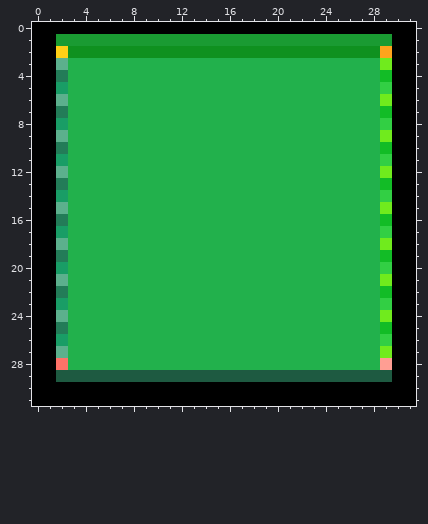
Two states of a pixel-art sprite, res/textures/test.png. Above: the version before the commit.
The file is 32x32 pixels.
New version:
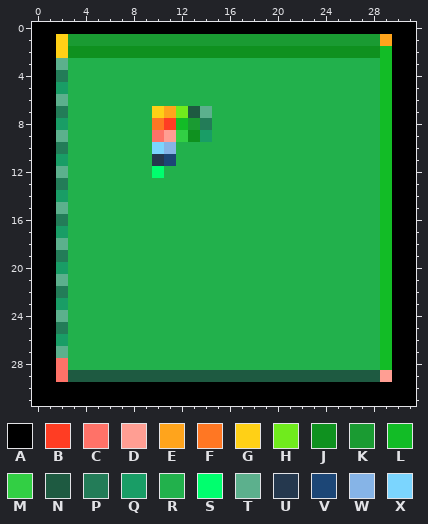
Palette (. is transparent): A #000000  B #ff3d23  C #ff7268  D #ff9e93  E #ffa41c  F #ff7723  G #ffd016  H #70eb1d  J #0f911f  K #1a9b32  L #12bc26  M #32cf44  N #1e5a41  P #237c58  Q #199d66  R #22b14c  S #00ff6e  T #5cb08d  U #25384e  V #1c4676  W #86b4e7  X #7bd5fe
From the commit log: making it easier to do map
Edits made:
@@ x 0..31 @@
  0 AAAAAAAAAAAAAAAAAAAAAAAAAAAAAAAA
- 1 AAKKKKKKKKKKKKKKKKKKKKKKKKKKKKAA
- 2 AAGJJJJJJJJJJJJJJJJJJJJJJJJJJEAA
- 3 AATRRRRRRRRRRRRRRRRRRRRRRRRRRHAA
+ 1 AAGKKKKKKKKKKKKKKKKKKKKKKKKKKEAA
+ 2 AAGJJJJJJJJJJJJJJJJJJJJJJJJJJLAA
+ 3 AATRRRRRRRRRRRRRRRRRRRRRRRRRRLAA
  4 AAPRRRRRRRRRRRRRRRRRRRRRRRRRRLAA
- 5 AAQRRRRRRRRRRRRRRRRRRRRRRRRRRMAA
- 6 AATRRRRRRRRRRRRRRRRRRRRRRRRRRHAA
- 7 AAPRRRRRRRRRRRRRRRRRRRRRRRRRRLAA
- 8 AAQRRRRRRRRRRRRRRRRRRRRRRRRRRMAA
- 9 AATRRRRRRRRRRRRRRRRRRRRRRRRRRHAA
-10 AAPRRRRRRRRRRRRRRRRRRRRRRRRRRLAA
-11 AAQRRRRRRRRRRRRRRRRRRRRRRRRRRMAA
-12 AATRRRRRRRRRRRRRRRRRRRRRRRRRRHAA
+ 5 AAQRRRRRRRRRRRRRRRRRRRRRRRRRRLAA
+ 6 AATRRRRRRRRRRRRRRRRRRRRRRRRRRLAA
+ 7 AAPRRRRRRRGEHNTRRRRRRRRRRRRRRLAA
+ 8 AAQRRRRRRRFBLKPRRRRRRRRRRRRRRLAA
+ 9 AATRRRRRRRCDMJQRRRRRRRRRRRRRRLAA
+10 AAPRRRRRRRXWRRRRRRRRRRRRRRRRRLAA
+11 AAQRRRRRRRUVRRRRRRRRRRRRRRRRRLAA
+12 AATRRRRRRRSRRRRRRRRRRRRRRRRRRLAA
 13 AAPRRRRRRRRRRRRRRRRRRRRRRRRRRLAA
-14 AAQRRRRRRRRRRRRRRRRRRRRRRRRRRMAA
-15 AATRRRRRRRRRRRRRRRRRRRRRRRRRRHAA
+14 AAQRRRRRRRRRRRRRRRRRRRRRRRRRRLAA
+15 AATRRRRRRRRRRRRRRRRRRRRRRRRRRLAA
 16 AAPRRRRRRRRRRRRRRRRRRRRRRRRRRLAA
-17 AAQRRRRRRRRRRRRRRRRRRRRRRRRRRMAA
-18 AATRRRRRRRRRRRRRRRRRRRRRRRRRRHAA
+17 AAQRRRRRRRRRRRRRRRRRRRRRRRRRRLAA
+18 AATRRRRRRRRRRRRRRRRRRRRRRRRRRLAA
 19 AAPRRRRRRRRRRRRRRRRRRRRRRRRRRLAA
-20 AAQRRRRRRRRRRRRRRRRRRRRRRRRRRMAA
-21 AATRRRRRRRRRRRRRRRRRRRRRRRRRRHAA
+20 AAQRRRRRRRRRRRRRRRRRRRRRRRRRRLAA
+21 AATRRRRRRRRRRRRRRRRRRRRRRRRRRLAA
 22 AAPRRRRRRRRRRRRRRRRRRRRRRRRRRLAA
-23 AAQRRRRRRRRRRRRRRRRRRRRRRRRRRMAA
-24 AATRRRRRRRRRRRRRRRRRRRRRRRRRRHAA
+23 AAQRRRRRRRRRRRRRRRRRRRRRRRRRRLAA
+24 AATRRRRRRRRRRRRRRRRRRRRRRRRRRLAA
 25 AAPRRRRRRRRRRRRRRRRRRRRRRRRRRLAA
-26 AAQRRRRRRRRRRRRRRRRRRRRRRRRRRMAA
-27 AATRRRRRRRRRRRRRRRRRRRRRRRRRRHAA
-28 AACRRRRRRRRRRRRRRRRRRRRRRRRRRDAA
-29 AANNNNNNNNNNNNNNNNNNNNNNNNNNNNAA
+26 AAQRRRRRRRRRRRRRRRRRRRRRRRRRRLAA
+27 AATRRRRRRRRRRRRRRRRRRRRRRRRRRLAA
+28 AACRRRRRRRRRRRRRRRRRRRRRRRRRRLAA
+29 AACNNNNNNNNNNNNNNNNNNNNNNNNNNDAA
 30 AAAAAAAAAAAAAAAAAAAAAAAAAAAAAAAA
